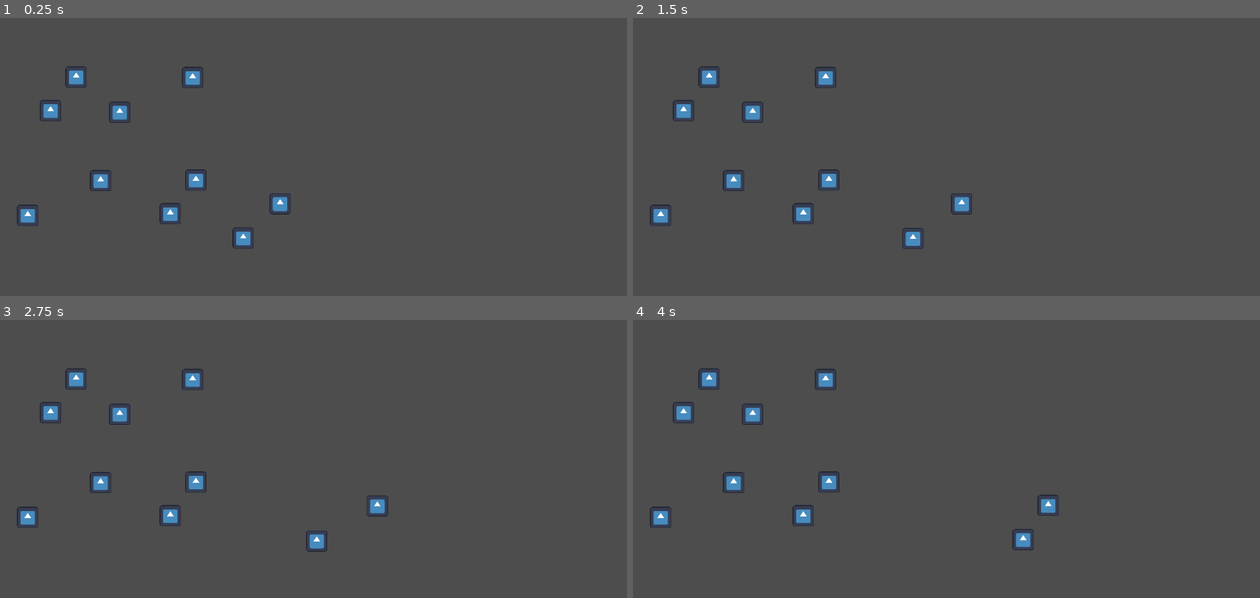
Above: before the commit, frames 1-4 (two rows, left to right).
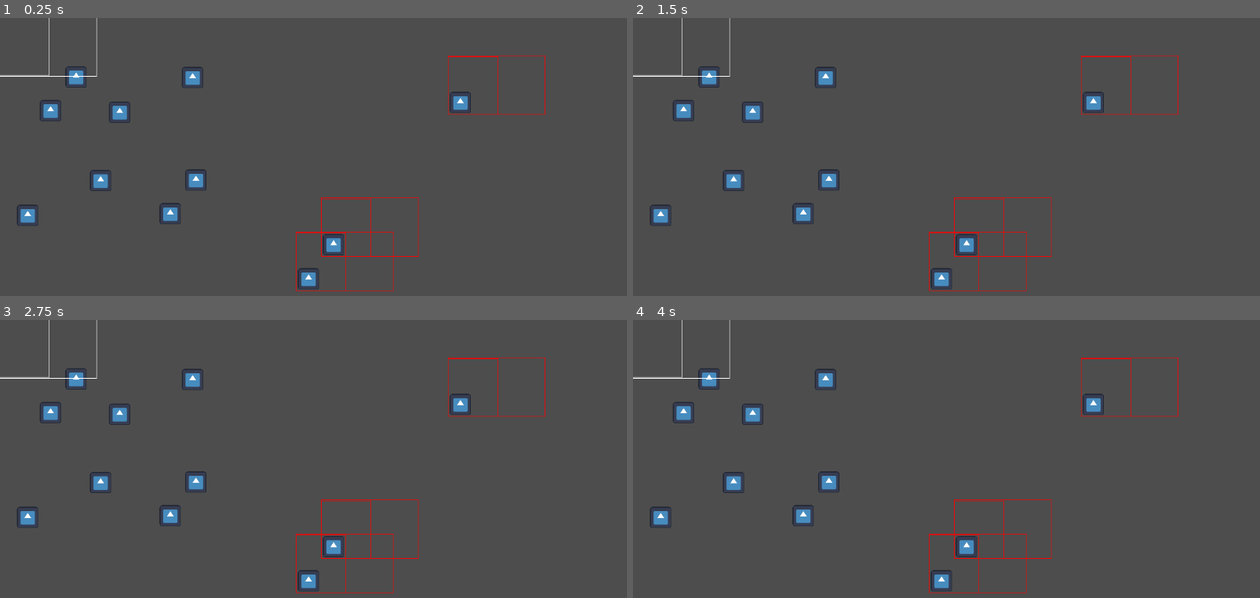
Above: after the commit, the same moments.

Repository: anthonyec/230726_godot_viscuit_like
Game: Godot game, scene res://main.tscn
The game is run twice, just before and just after one commit, with the same random seed, the same clock (stepped at 60 frames per second) and the same inputs. The engine's default icon, where the game draws it, is replaced by a stand-in: a white triangle on a blue panel in a dark square.
Inputs:
- Up to frame 1 (0.25 s): no input
- Up to frame 2 (1.5 s): no input
- Up to frame 3 (2.75 s): no input
- Up to frame 4 (4 s): no input

The runs differ from the first frame. In frame 1, 1.6% of the frame differs, in the area x 0-87%, y 0-99%; in frame 2, 1.6%; in frame 3, 1.5%; in frame 4, 1.6%.

Commit message:
Do matching based on abstract matchers

Diff:
--- a/debug_draw.gd
+++ b/debug_draw.gd
@@ -27,3 +27,14 @@
 	commands.append(func():
 		draw_circle(origin, radius, color)
 	)
+
+func match_blueprint(match_blueprint: MatchBlueprint, color: Color = Color.RED, origin: Vector2 = Vector2.ZERO) -> void:
+	commands.append(func():
+		var bounds = Rect2(match_blueprint.bounds)
+		bounds.position = origin + bounds.position
+
+		draw_rect(bounds, color, false)
+
+		for drawing in match_blueprint.drawings:
+			draw_circle(origin + drawing.position, 2, color)
+	)
--- a/glasses.gd
+++ b/glasses.gd
@@ -8,3 +8,6 @@
 
 func get_differences() -> Array[Difference]:
 	return condition.compared_to(outcome)
+
+func get_match_blueprint() -> MatchBlueprint:
+	return MatchBlueprint.new(condition.get_drawings())
--- a/main.tscn
+++ b/main.tscn
@@ -100,7 +100,7 @@
 script = ExtResource("4_bkqbc")
 
 [node name="Drawing2" type="Node2D" parent="Simulation" groups=["drawing"]]
-position = Vector2(493, 342)
+position = Vector2(613, 418)
 script = ExtResource("5_mj80h")
 
 [node name="Icon" type="Sprite2D" parent="Simulation/Drawing2"]
@@ -108,9 +108,17 @@
 texture = ExtResource("3_fofwt")
 
 [node name="Drawing" type="Node2D" parent="Simulation" groups=["drawing"]]
-position = Vector2(447, 405)
+position = Vector2(567, 481)
 script = ExtResource("5_mj80h")
 
 [node name="Icon" type="Sprite2D" parent="Simulation/Drawing"]
 scale = Vector2(0.304688, 0.304688)
 texture = ExtResource("3_fofwt")
+
+[node name="Drawing3" type="Node2D" parent="Simulation" groups=["drawing"]]
+position = Vector2(846, 156)
+script = ExtResource("5_mj80h")
+
+[node name="Icon" type="Sprite2D" parent="Simulation/Drawing3"]
+scale = Vector2(0.304688, 0.304688)
+texture = ExtResource("3_fofwt")
--- /dev/null
+++ b/match_blueprint.gd
@@ -0,0 +1,74 @@
+class_name MatchBlueprint
+
+class DrawingBlueprint:
+	var id: String
+	var instance_id: int
+	var position: Vector2
+	var size: Vector2
+	var scale: Vector2
+	var rotation: float
+
+var bounds: Rect2
+var drawings: Array[DrawingBlueprint]
+
+func _init(drawings: Array[Drawing]) -> void:
+	if drawings.is_empty():
+		return
+
+	bounds = Rect2(drawings[0].position, Vector2.ZERO)
+
+	for drawing in drawings:
+		bounds = bounds.merge(drawing.get_bounds())
+
+	for drawing in drawings:
+		var drawing_blueprint = DrawingBlueprint.new()
+
+		drawing_blueprint.id = drawing.id
+		drawing_blueprint.instance_id = drawing.get_instance_id()
+		drawing_blueprint.position = drawing.position - bounds.position
+		drawing_blueprint.scale = drawing.scale
+
+		self.drawings.append(drawing_blueprint)
+
+	bounds.position = Vector2.ZERO
+
+func get_bounds_anchored_to(other_drawing: Drawing) -> Rect2:
+	var anchored_bounds = Rect2()
+	var anchor: DrawingBlueprint = null
+
+	# Find drawing that first matches the same ID.
+	for drawing in drawings:
+		if drawing.id == other_drawing.id:
+			anchor = drawing
+			break
+
+	if not anchor:
+		return anchored_bounds
+
+	anchored_bounds.position = other_drawing.position - anchor.position
+	anchored_bounds.size = bounds.size
+
+	return anchored_bounds
+
+func overlap_matches(other_match_blueprint: MatchBlueprint) -> Array[int]:
+	if drawings.is_empty() or other_match_blueprint.drawings.is_empty():
+		return []
+
+	var matched_instance_ids: Array[int] = []
+
+	# For every drawing blueprint, check every other blueprint drawing to see
+	# if it is in a similar position (using distance) and has the same ID.
+	for drawing in drawings:
+		for other_drawing in other_match_blueprint.drawings:
+			var distance = drawing.position.distance_to(other_drawing.position)
+
+			# TODO: Match on other properties like rotation, and maybe scale?
+			if distance > 5 or drawing.id != other_drawing.id:
+				continue
+
+			matched_instance_ids.append(drawing.instance_id)
+
+			if matched_instance_ids.size() == other_match_blueprint.drawings.size():
+				return matched_instance_ids
+
+	return []
--- a/match_condition.gd
+++ /dev/null
@@ -1,27 +0,0 @@
-class_name MatchCondition
-
-#class DrawingProxy
-#	var id: String
-#	var position: Vector2
-#	var size: Vector2
-#	var rotation: Vector2
-
-var bounds: Rect2
-var drawings: Array[Drawing]
-
-func _init(drawings: Array[Drawing]) -> void:
-	if drawings.is_empty():
-		return
-
-	bounds = Rect2(drawings[0].position, Vector2.ZERO)
-
-	for drawing in drawings:
-		bounds = bounds.merge(drawing.get_bounds())
-
-	for drawing in drawings:
-		var relative_drawing = drawing.duplicate()
-
-		relative_drawing.position = drawing.position - bounds.position
-		self.drawings.append(relative_drawing)
-
-	bounds.position = Vector2.ZERO
--- a/simulation.gd
+++ b/simulation.gd
@@ -1,13 +1,20 @@
 class_name Simulation
 extends Node2D
 
-signal animations_finished
-
-const CHANGE_RATE = 0.01
+const SPEED: int = 1
 
 func _ready() -> void:
 	step()
-	animations_finished.connect(step)
+	return
+	var timer: Timer = Timer.new()
+
+	timer.connect("timeout", func():
+		step()
+		timer.start(1)
+	)
+
+	timer.autostart = true
+	add_child(timer)
 
 func _process(_delta: float) -> void:
 #	step()
@@ -23,11 +30,12 @@
 
 	return rules
 
-func get_drawings_within_bounds(bounds: Rect2) -> Array[Drawing]:
+func get_drawings_within_bounds(bounds: Rect2, tolerance: int = 0) -> Array[Drawing]:
 	var drawings: Array[Drawing] = []
+	var check_bounds = bounds.grow(tolerance)
 
 	for drawing in get_drawings():
-		if bounds.encloses(drawing.get_bounds()):
+		if check_bounds.encloses(drawing.get_bounds()):
 			drawings.append(drawing)
 
 	return drawings
@@ -37,20 +45,57 @@
 
 func step() -> void:
 	var scene_drawings: Array[Drawing] = get_drawings()
-	var processed_scene_drawings: Array[Drawing] = []
+	var already_matched_instance_ids: Array[int] = []
 
 	for drawing in scene_drawings:
-		if processed_scene_drawings.has(drawing):
+		if already_matched_instance_ids.has(drawing.get_instance_id()):
 			continue
 
+		var matched_rules: Array[Rule] = []
+
 		for rule in get_rules():
-			var result = rule.condition.matches(self, drawing)
-
-			if result.has_error():
+			if not rule.enabled:
 				continue
 
-			processed_scene_drawings.append_array(result.affected_scene_drawings)
-			apply_differences(result, rule)
+			var rule_blueprint = rule.get_match_blueprint()
+			var scene_bounds = rule_blueprint.get_bounds_anchored_to(drawing)
+
+			if scene_bounds.size.x == 0 and scene_bounds.size.y == 0:
+				continue
+
+			var scene_drawings_within_bounds = get_drawings_within_bounds(scene_bounds, 5)
+			var scene_blueprint = MatchBlueprint.new(scene_drawings_within_bounds)
+
+			var matched_instance_ids = scene_blueprint.overlap_matches(rule_blueprint)
+
+			DebugDraw.rect(rule_blueprint.bounds, Color.WHITE)
+			DebugDraw.rect(scene_bounds)
+
+			if matched_instance_ids.is_empty():
+				continue
+
+			already_matched_instance_ids.append_array(matched_instance_ids)
+			matched_rules.append(rule)
+
+
+#			var scene_match_blueprint = MatchBlueprint.new(scene_drawings, rule_match_blueprint)
+
+
+
+			pass
+#			var result = rule.condition.matches(self, drawing)
+#
+#			if result.has_error():
+#				continue
+#
+#			matched_rules.append(result)
+
+#
+#			if result.has_error():
+#				continue
+#
+#			processed_scene_drawings.append_array(result.affected_scene_drawings)
+#			apply_differences(result, rule)
 
 func apply_differences(result: MatchResult, rule: Rule) -> void:
 	var scene_drawings: Array[Drawing] = result.affected_scene_drawings
@@ -67,8 +112,6 @@
 		return a.drawing.position.distance_squared_to(rule_bounds.position) > b.drawing.position.distance_squared_to(rule_bounds.position)
 	)
 
-	var wait_group = WaitGroup.new()
-
 	for index in scene_drawings.size():
 		var drawing = scene_drawings[index]
 		var difference = differences[index]
@@ -76,29 +119,27 @@
 		match difference.type:
 			Difference.Type.PERSIST:
 				var tween = drawing.create_tween()
-
-				wait_group.bind(tween.finished)
 				tween.set_parallel(true)
 
 				tween.tween_property(
 					drawing,
 					"position",
-					drawing.position + difference.position,
-					1
+					drawing.position + difference.position.rotated(drawing.rotation + difference.rotation),
+					SPEED
 				)
 
 				tween.tween_property(
 					drawing,
 					"scale",
 					drawing.scale + difference.scale,
-					1
+					SPEED
 				)
 
 				tween.tween_property(
 					drawing,
 					"rotation",
 					drawing.rotation + difference.rotation,
-					1
+					SPEED
 				)
 
 			Difference.Type.REMOVE:
@@ -109,6 +150,3 @@
 				new_drawing.position = difference.position
 				new_drawing.rotation = difference.rotation
 				new_drawing.scale = difference.scale
-
-	await wait_group.finished
-	animations_finished.emit()
